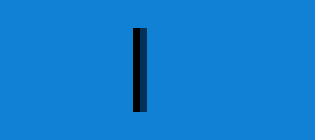
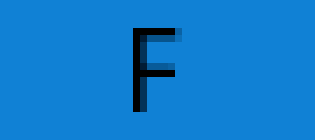
Layer changes from the first 315px x 140px image to the second:
renamed "I" to "F", painted on it over [140, 28, 182, 77]
